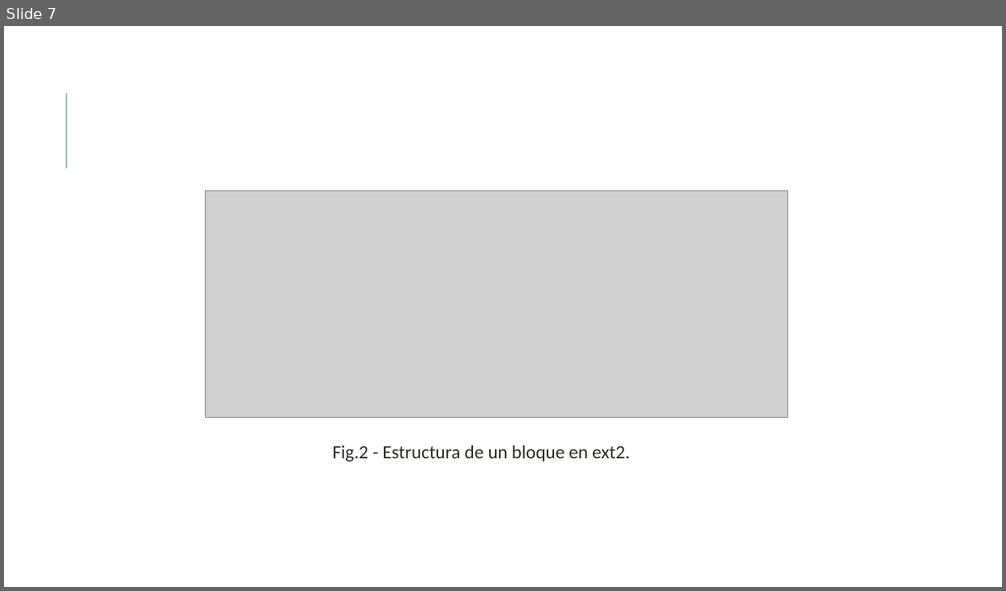
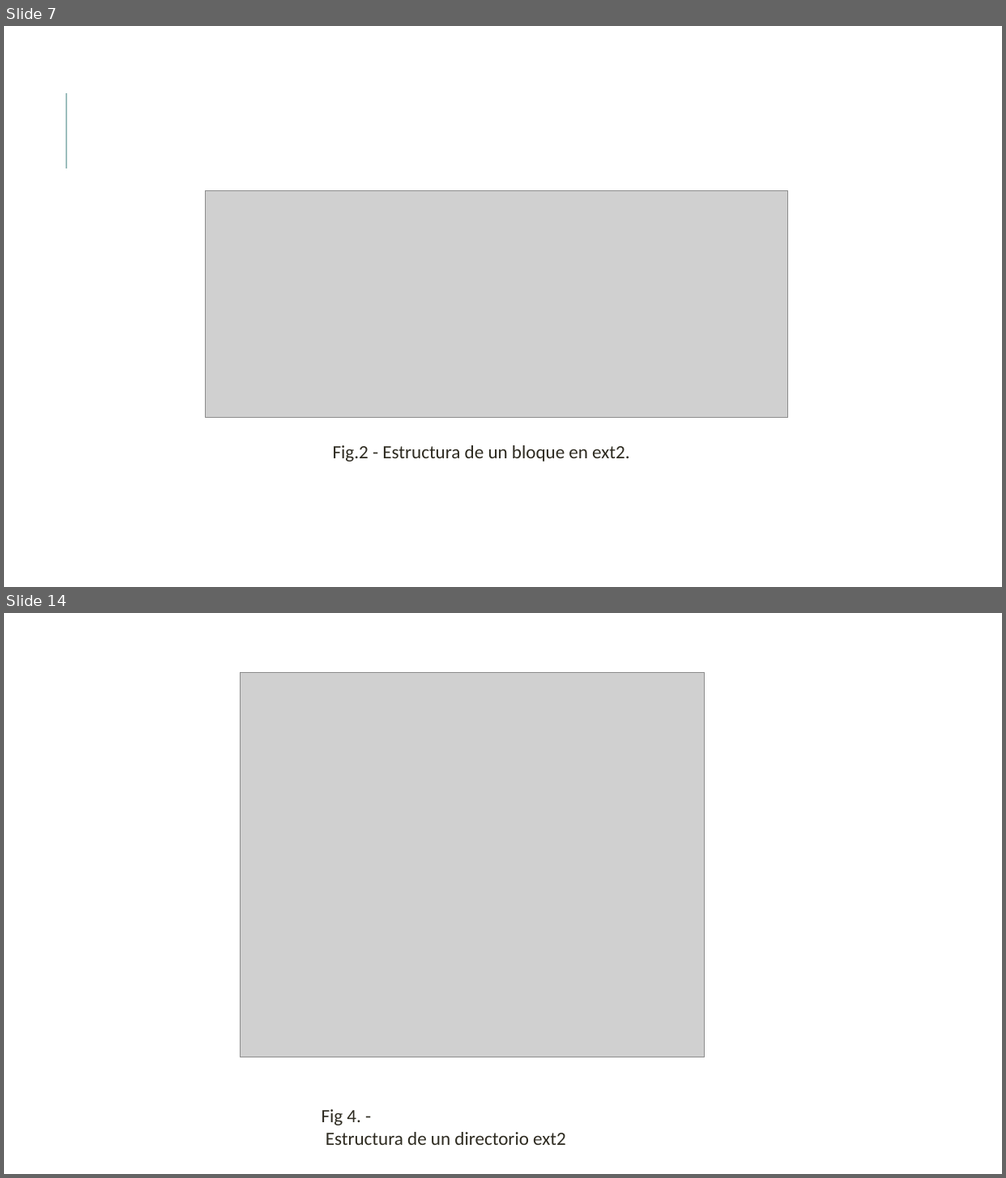
Before and after one commit to unamfi/sistop-2020-1, a slide deck: exposiciones/GonzálezAndrés/Extended.pptx. Shown one above the other, each under a label of ours: slide 7 before the commit, slides 7 and 14 after it; the slides between them are not shown. The pictures are 1006x591 and 1006x1178 pixels, drawn with LibreOffice and Linux fonts; fonts in the diff are those of the drawing; grey boxes stand for pictures. Boxes give left, top, right and bottom in pixels: in the first picture for what was removed or moved away, otherwise in the second. Text is boxed around its words. In the diff, an @@ line names an element or a change of style, - is before the commit and + after.

```diff
--- a/exposiciones/GonzálezAndrés/Extended.pptx
+++ b/exposiciones/GonzálezAndrés/Extended.pptx
@@ slide 14 added at [4, 613, 1002, 1174], background #FFFFFF @@
@@ picture added at [240, 673, 704, 1058] @@
@@ text added at [322, 1110, 566, 1145], 18 pt, text #2E2B21 @@
+Fig 4. - Estructura de un directorio ext2
```
Also in this commit, not shown: 2 slides changed, 6 other slides added.
